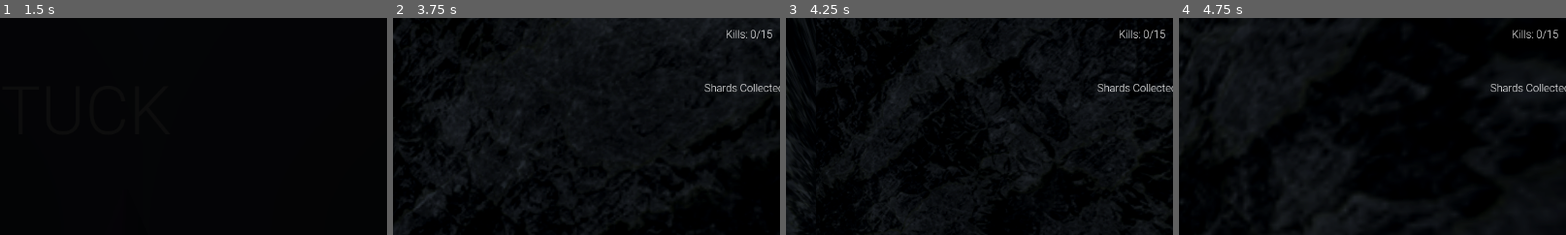
Above: before the commit, frames 1-4 (left to right).
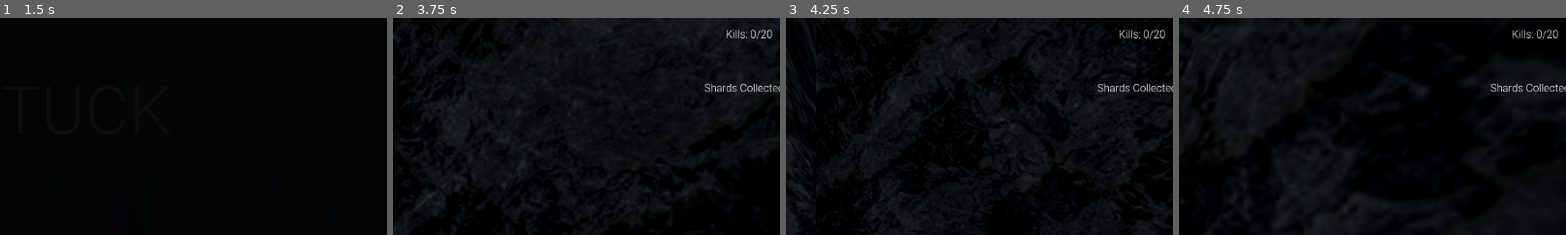
Above: after the commit, the same moments.

Repository: OmarCompiled/Stuck_NULL_BYTES
Game: Godot game, scene res://scenes/menu/main_menu.tscn
Same seed, same stepped clock (60 frames per second), same inputs: the game is played once before the commit and once after it.
Inputs (mouse positions are % of the whole screen's width and height, from its top left):
- Up to frame 1 (1.5 s): click "Start" at 0.5 s; tap Enter at 1.25 s; move the mouse to (45, 70) at 1.27 s; hold W (MoveForward) from 1.28 s (still down); hold E (Dash) from 1.28 s (still down)
- Up to frame 2 (3.75 s): tap Space (Jump) at 1.52, 2.27 s; move the mouse to (57, 51) at 2.02 s; release E (Dash) at 2.03 s; click (57, 51) at 2.1 s; move the mouse to (42, 49) at 2.77 s; hold Shift (Sprint) 2.78-3.53 s; move the mouse to (51, 50) at 3.52 s; release W (MoveForward) at 3.53 s; hold A (MoveLeft) from 3.53 s (still down); tap N at 3.6 s
- Up to frame 3 (4.25 s): keep holding A (MoveLeft); tap Space (Jump) at 3.77 s
- Up to frame 4 (4.75 s): move the mouse to (46, 48) at 4.27 s; release A (MoveLeft) at 4.28 s; hold W (MoveForward) from 4.28 s (still down); hold E (Dash) from 4.28 s (still down); tap Space (Jump) at 4.52 s
The pictures show only the part of the screen within x 41-91%, y 0-50%; the shares and areas given below are measured in that part.

Frame 1 is identical in both runs. In frame 2, less than 0.1% of the frame differs, in the area x 94-98%, y 5-10%; in frame 3, less than 0.1%; in frame 4, less than 0.1%.

Commit message:
fix(ai): make dashing enemy detect close players - Tweaked spawning and shader parameters as well.

Diff:
--- a/godot/prefabs/corridor.tscn
+++ b/godot/prefabs/corridor.tscn
@@ -14,40 +14,34 @@
 
 [sub_resource type="Resource" id="Resource_clf7l"]
 script = ExtResource("5_i8pc3")
-spawn_probability = 0.7
+spawn_probability = 0.8
 entity_scene = ExtResource("6_1tcka")
 metadata/_custom_type_script = "uid://u8nmwtga82ga"
 
 [sub_resource type="Resource" id="Resource_1tcka"]
 script = ExtResource("5_i8pc3")
-spawn_probability = 0.3
+spawn_probability = 0.2
 entity_scene = ExtResource("6_11sit")
 metadata/_custom_type_script = "uid://u8nmwtga82ga"
 
 [sub_resource type="Resource" id="Resource_y16hp"]
 script = ExtResource("7_uatc8")
-overall_spawn_probability = 0.2
+overall_spawn_probability = 0.12
 spawn_offset_range = Vector3(0, 0, 0)
 entities = Array[ExtResource("5_i8pc3")]([SubResource("Resource_clf7l"), SubResource("Resource_1tcka")])
 metadata/_custom_type_script = "uid://cudbusd7p5ifg"
 
 [sub_resource type="Resource" id="Resource_uatc8"]
 script = ExtResource("5_i8pc3")
-spawn_probability = 0.6
+spawn_probability = 1.0
 entity_scene = ExtResource("6_1tcka")
-metadata/_custom_type_script = "uid://u8nmwtga82ga"
-
-[sub_resource type="Resource" id="Resource_detg1"]
-script = ExtResource("5_i8pc3")
-spawn_probability = 0.4
-entity_scene = ExtResource("6_11sit")
 metadata/_custom_type_script = "uid://u8nmwtga82ga"
 
 [sub_resource type="Resource" id="Resource_as7sf"]
 script = ExtResource("7_uatc8")
-overall_spawn_probability = 0.1
+overall_spawn_probability = 0.12
 spawn_offset_range = Vector3(0, 0, 0)
-entities = Array[ExtResource("5_i8pc3")]([SubResource("Resource_uatc8"), SubResource("Resource_detg1")])
+entities = Array[ExtResource("5_i8pc3")]([SubResource("Resource_uatc8")])
 metadata/_custom_type_script = "uid://cudbusd7p5ifg"
 
 [node name="Corridor" type="Node3D"]
--- a/godot/scenes/entity/ai/ai.gd
+++ b/godot/scenes/entity/ai/ai.gd
@@ -187,6 +187,9 @@
 		mob.velocity = dir * speed
 		mob.move_and_slide()
 
+		if mob.detection_component.close():
+			return Events.PLAYER_CLOSE
+
 		return Events.NONE
 
 	func exit() -> void:
--- a/godot/scenes/entity/regular_shadow.tscn
+++ b/godot/scenes/entity/regular_shadow.tscn
@@ -24,7 +24,7 @@
 radius = 30.0
 
 [sub_resource type="SphereShape3D" id="SphereShape3D_mk1n8"]
-radius = 4.97867
+radius = 0.001
 
 [sub_resource type="SphereShape3D" id="SphereShape3D_ov1mx"]
 radius = 0.825561
--- a/godot/scenes/shaders/sanity_overlay.gdshader
+++ b/godot/scenes/shaders/sanity_overlay.gdshader
@@ -41,7 +41,7 @@
 	color = (color - 0.5) * (1.0 + sanity_intensity * 0.025) + 0.5;
 
 	color = mix(color, vec3(0.0), death_fade);
-	color = mix(color, vec3(0.425), win_fade);
+	color = mix(color, vec3(0.5), win_fade);
 
     COLOR = vec4(color, screen_color.a);
 }
--- a/godot/scripts/detection_component.gd
+++ b/godot/scripts/detection_component.gd
@@ -17,7 +17,7 @@
 var can_see_player := false
 var has_spotted_player := false
 var player_in_close_area := false
-var was_player_close := false  #
+var was_player_close := false
 
 func _ready():
 	if detection_area:
@@ -96,8 +96,14 @@
 		player_left_close.emit(player)
 		was_player_close = false
 
+
 func detected() -> bool:
 	return player != null and can_see_player
 
+
+func close() -> bool:
+	return player != null and player_in_close_area and can_see_player
+
+
 func get_player() -> Player:
 	return player
--- a/godot/scripts/enemy_counter.gd
+++ b/godot/scripts/enemy_counter.gd
@@ -3,7 +3,7 @@
 func _process(_delta: float) -> void:
 	# NOTE: Only require a fraction of the enemies to be killed,
 	# since killing 100% is too difficult without a map.
-	var to_kill = int(GameManager.total_enemies / 3)
+	var to_kill = int(GameManager.total_enemies / 2)
 	text = "Kills: " + str(GameManager.enemies_killed) + "/" + str(to_kill)
 	if (GameManager.enemies_killed == to_kill):
 		GameManager.handle_player_win()
Not shown: 1 places in godot/prefabs/corridor.tscn that only renumber resources
